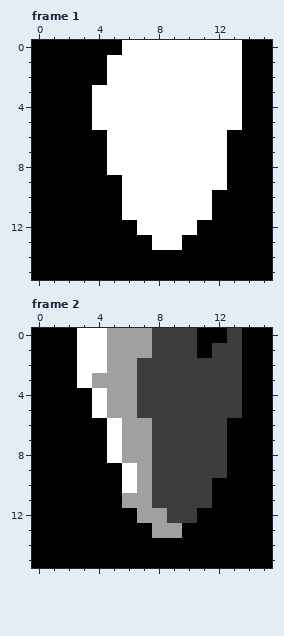
Two states of a pixel-art file, art/sprite_tiles/longsword_south_1.aseprite. Above is the file before it was changed.
16x16 pixels, 4 frames. Shown: frame 1, frame 2.
Now the later version:
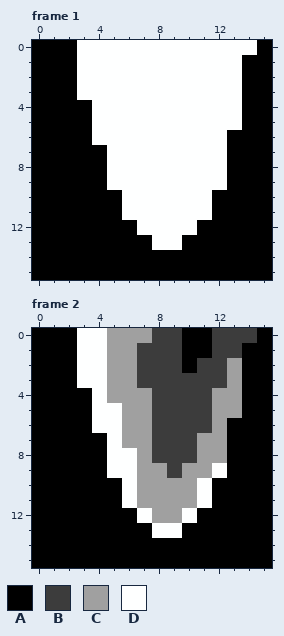
Palette (. is transparent): A #000000  B #3c3c3c  C #a0a0a0  D #feffff
The exact change:
--- frame 1
@@ x 0..15 @@
- 0 AAAAAADDDDDDDDAA
- 1 AAAAADDDDDDDDDAA
- 2 AAAAADDDDDDDDDAA
- 3 AAAADDDDDDDDDDAA
+ 0 AAADDDDDDDDDDDDA
+ 1 AAADDDDDDDDDDDAA
+ 2 AAADDDDDDDDDDDAA
+ 3 AAADDDDDDDDDDDAA
  4 AAAADDDDDDDDDDAA
  5 AAAADDDDDDDDDDAA
- 6 AAAAADDDDDDDDAAA
+ 6 AAAADDDDDDDDDAAA
  7 AAAAADDDDDDDDAAA
  8 AAAAADDDDDDDDAAA
- 9 AAAAAADDDDDDDAAA
+ 9 AAAAADDDDDDDDAAA
 10 AAAAAADDDDDDAAAA
--- frame 2
@@ x 0..15 @@
- 0 AAADDCCCBBBAABAA
- 1 AAADDCCCBBBABBAA
- 2 AAADDCCBBBBBBBAA
- 3 AAADCCCBBBBBBBAA
- 4 AAAADCCBBBBBBBAA
- 5 AAAADCCBBBBBBBAA
- 6 AAAAADCCBBBBBAAA
- 7 AAAAADCCBBBBBAAA
- 8 AAAAADCCBBBBBAAA
- 9 AAAAAADCBBBBBAAA
-10 AAAAAADCBBBBAAAA
-11 AAAAAACCBBBBAAAA
-12 AAAAAAACCBBAAAAA
-13 AAAAAAAACCAAAAAA
+ 0 AAADDCCCBBAABBBA
+ 1 AAADDCCBBBAABBAA
+ 2 AAADDCCBBBABBCAA
+ 3 AAADDCCBBBBBBCAA
+ 4 AAAADCCCBBBBCCAA
+ 5 AAAADDCCBBBBCCAA
+ 6 AAAADDCCBBBBCAAA
+ 7 AAAAADCCBBBCCAAA
+ 8 AAAAADDCBBBCCAAA
+ 9 AAAAADDCCBCCDAAA
+10 AAAAAADCCCCDAAAA
+11 AAAAAADCCCCDAAAA
+12 AAAAAAADCCDAAAAA
+13 AAAAAAAADDAAAAAA
 14 AAAAAAAAAAAAAAAA
Boxes around the changes in both pictures, in picture pixels (x1, y1, x2, y2):
changed: (77, 40, 122, 190)
changed: (242, 40, 257, 55)
changed: (92, 328, 257, 538)
